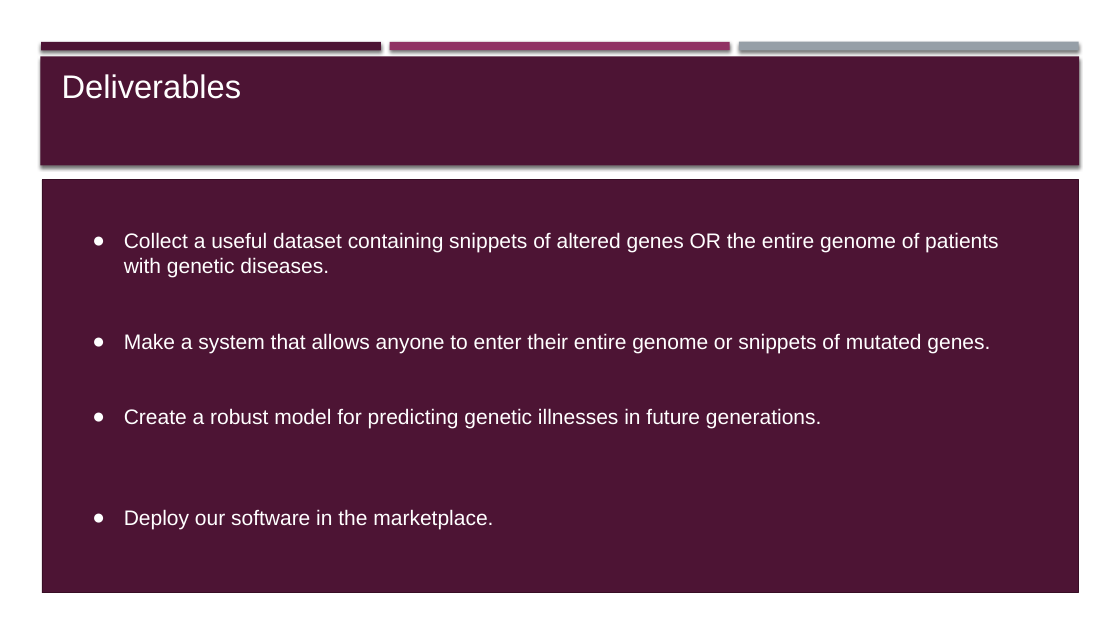
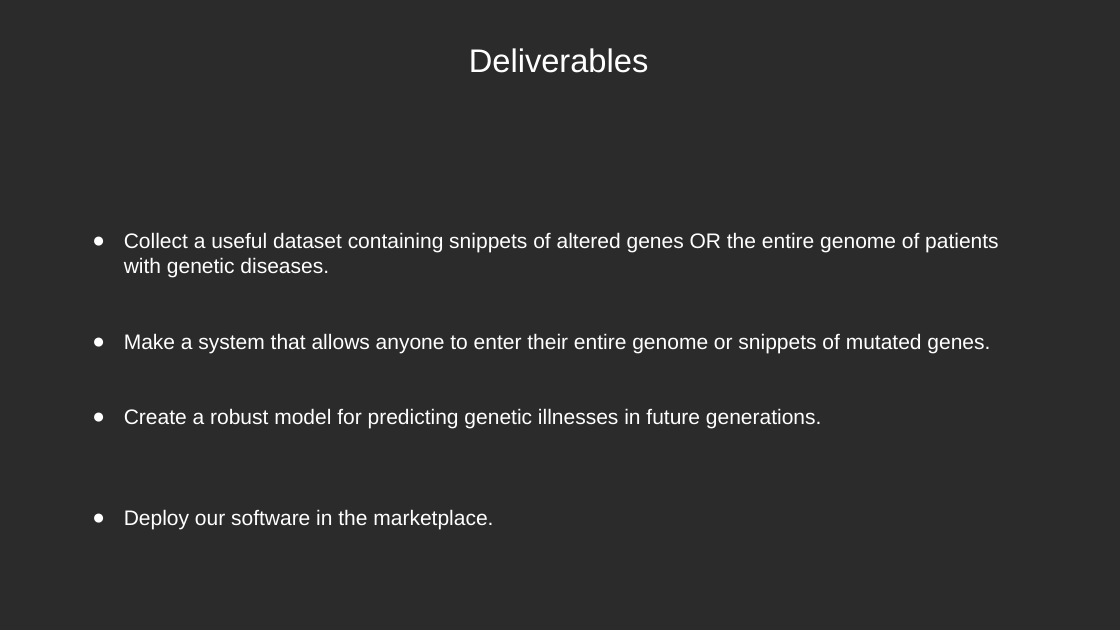
Before and after one commit to YoussifAssem/Genatac, a slide deck: slide 11 of E-Genetics/Proposal/genetics(2).pptx (slide 8 before the commit). Drawn at 1120x630 pixels with LibreOffice and Linux fonts; fonts in the diff are those of the drawing; background and template pictures are left out; a plain dark background stands for a picture behind light text. Boxes give left, top, right and bottom in pixels: in the first picture for what was removed or moved away, otherwise in the second. Text is boxed around its words. In the diff, an @@ line names an element or a change of style, - is before the commit and + after.

```diff
--- a/E-Genetics/Proposal/genetics(2).pptx
+++ b/E-Genetics/Proposal/genetics(2).pptx
@@ background #FFFFFF to picture (left out) @@
@@ rectangle removed at bbox=[40, 56, 1080, 166] @@
@@ rectangle removed at bbox=[41, 42, 381, 50] @@
@@ text "Deliverables": place and size @@
-text "Deliverables" at bbox=[62, 74, 242, 99]
+text "Deliverables" at bbox=[469, 48, 649, 73]
@@ text "Deliverables" at bbox=[469, 48, 649, 73]: alignment left to centre; vertical alignment bottom to middle @@
@@ rectangle removed at bbox=[390, 42, 730, 50] @@
@@ rectangle removed at bbox=[739, 42, 1079, 51] @@
@@ rectangle removed at bbox=[42, 180, 1078, 593] @@
```
Also in this commit, not shown: 12 other slides changed, 6 slides added, 8 slides removed, 2 other files.
